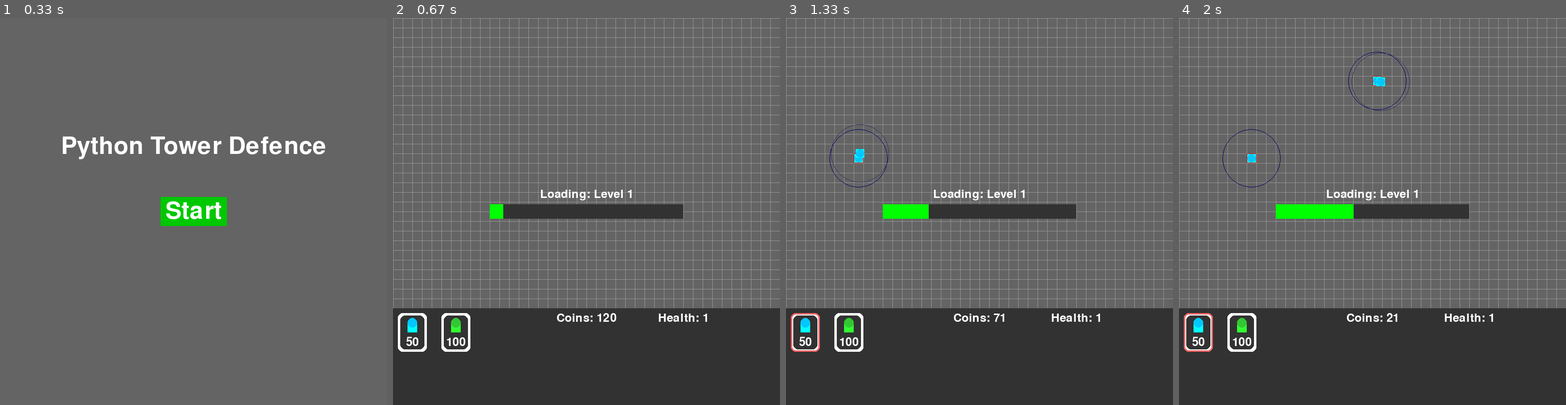
Above: before the commit, frames 1-4 (left to right).
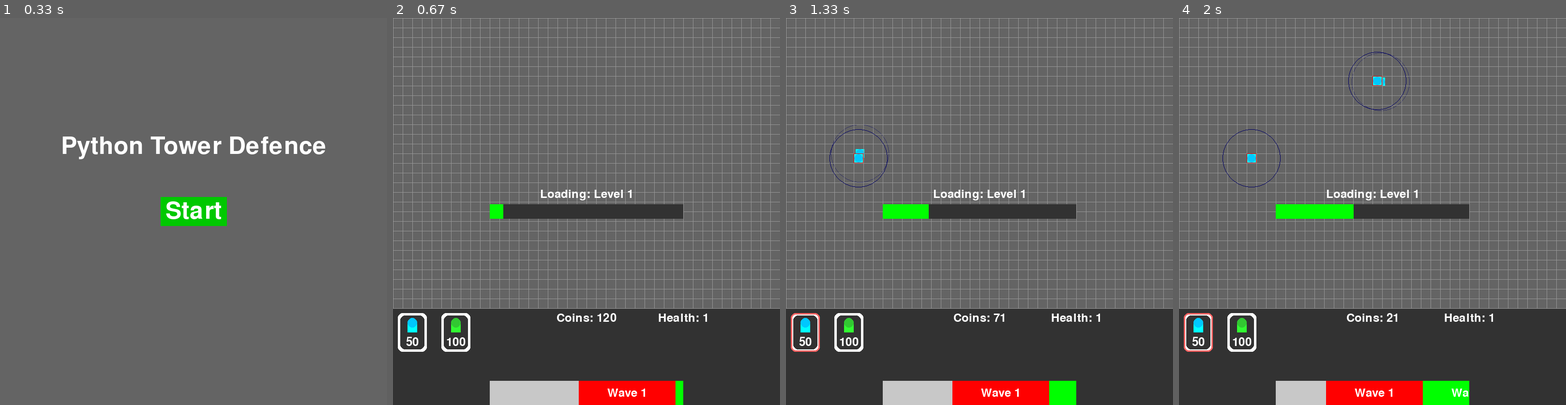
Above: after the commit, the same moments.

Repository: jay1905/pygame-tower-defence
Game: pygame game, started from main.py
Same seed, same stepped clock (60 frames per second), same inputs: the game is played once before the commit and once after it.
Inputs (mouse positions are in pixels of both pictures, inside the frame that each line leads up to):
- Up to frame 1 (0.33 s): no input
- Up to frame 2 (0.67 s): click (586, 211) at 0.38 s
- Up to frame 3 (1.33 s): click "50" at 0.72 s; click (859, 153) at 1.05 s
- Up to frame 4 (2 s): click (1515, 346) at 1.38 s; click (1380, 79) at 1.72 s

Frame 1 is identical in both runs. In frame 2, 3.2% of the frame differs, in the area x 0-100%, y 75-100%; in frame 3, 3.3%; in frame 4, 3.3%, in the area x 0-100%, y 9-100%.

Commit message:
Add wave bar indicator and wave spawning

Diff:
--- a/config.py
+++ b/config.py
@@ -13,3 +13,10 @@
 LOADING_BAR_COLOR = (0, 255, 0)
 LOADING_BAR_BG_COLOR = (50, 50, 50)
 LOADING_BAR_POSITION = (SCREEN_WIDTH // 2 - LOADING_BAR_WIDTH // 2, SCREEN_HEIGHT // 2 - LOADING_BAR_HEIGHT // 2)
+
+SEGMENT_WIDTH = 200
+
+BAR_HEIGHT = 50
+BAR_COLORS = [(255, 0, 0), (0, 255, 0), (0, 0, 255)]
+BAR_BG_COLOR = (50, 50, 50)
+BAR_POSITION = [SCREEN_WIDTH // 2, SCREEN_HEIGHT - 50 ]
--- a/enemy_manager.py
+++ b/enemy_manager.py
@@ -52,8 +52,9 @@
     for enemy in self.enemies[:]:
       enemy.calculate_path(self.rows)
 
-
-
+  def spawn_wave(self, wave):
+    # Implement the logic to spawn the next wave of enemies
+    print(f"Spawning wave {wave}")
 
 
 
--- a/grid.py
+++ b/grid.py
@@ -10,9 +10,6 @@
         for j in range(GRID_WIDTH):
             row.append(0)
         self.rows.append(row)
-
-  def update(self):
-    self.draw()
 
   def draw(self):
     for i in range(GRID_HEIGHT):
--- a/hud.py
+++ b/hud.py
@@ -14,9 +14,6 @@
     self.tower_cards = [
       TowerCard((10, SCREEN_HEIGHT - 200 + 10), (0, 255, 255), (0, 200, 255), 50),
       TowerCard((100, SCREEN_HEIGHT - 200 + 10), (50, 250, 50), (50, 200, 50), 100)]
-
-  def update(self):
-    self.draw()
 
   def update_health(self, value):
     self.health += value
--- a/level.py
+++ b/level.py
@@ -2,10 +2,11 @@
 from enemy import Enemy
 
 class Level:
-  def __init__(self):
+  def __init__(self, color):
     self.spawn_locations = [(0,100),(0,200),(0,300),(0,400),(0,500)]
     self.spawn_points = [0,1,2,3,4,3,2,1,0,1]
     self.enemy_types = ['n','n','n','n','n','n','n','n','n','n']
     self.enemy_count = 0
     self.spawn_speed = 60
     self.can_spawn = 0
+    self.color = color
--- a/level_manager.py
+++ b/level_manager.py
@@ -4,6 +4,7 @@
 
 class LevelManager:
   def __init__(self):
+    self.current_level = 0
     self.levels = []
 
   def update(self):
@@ -15,6 +16,6 @@
 
   def create(self, data):
     for d in data[:]:
-      level = Level()
+      level = Level(d[1])
       self.levels.append(level)
       print('create level')
--- a/main.py
+++ b/main.py
@@ -4,7 +4,11 @@
 from tower_manager import TowerManager
 from grid import Grid
 from hud import Hud
-from config import CELL_SIZE, SCREEN_WIDTH, SCREEN_HEIGHT, GAME_HEIGHT, GRID_WIDTH, GRID_HEIGHT, LOADING_BAR_WIDTH, LOADING_BAR_HEIGHT, LOADING_BAR_COLOR, LOADING_BAR_BG_COLOR, LOADING_BAR_POSITION
+from config import (
+                    SCREEN_WIDTH, SCREEN_HEIGHT,
+                    LOADING_BAR_WIDTH, LOADING_BAR_HEIGHT, LOADING_BAR_COLOR, LOADING_BAR_BG_COLOR, LOADING_BAR_POSITION,
+                    SEGMENT_WIDTH, BAR_HEIGHT, BAR_COLORS, BAR_BG_COLOR, BAR_POSITION
+                  )
 
 pygame.init()
 
@@ -34,15 +38,30 @@
 restart_button_text = menu_font.render("Restart", True, (255, 255, 255))
 restart_button_rect = restart_button_text.get_rect(center=(SCREEN_WIDTH // 2, SCREEN_HEIGHT // 2))
 
+# Define the clipping region (selected area)
+CLIP_RECT = pygame.Rect(SCREEN_WIDTH // 4, SCREEN_HEIGHT - 50, SCREEN_WIDTH // 2, 50)
+
+# Create surfaces for different layers
+background_layer = pygame.Surface((SCREEN_WIDTH // 2 , 50))
+
 def update():
-  grid.update()
   enemy_manager.update()
   tower_manager.update(enemy_manager.enemies)
   # level_manager.update()
-  hud.update()
 
 def draw():
   screen.fill((100, 100, 100))
+  hud.draw()
+  grid.draw()
+
+  # Set the clipping region
+  screen.set_clip(CLIP_RECT)
+  background_layer.fill((200, 200, 200))  # Fill with a background color
+  screen.blit(background_layer, (SCREEN_WIDTH // 4, SCREEN_HEIGHT - 50))
+  # Draw the moving bar
+  draw_moving_bar(screen)
+  # Reset the clipping region
+  screen.set_clip(None)
 
 def draw_loading_bar(screen, progress):
   # Draw the background of the loading bar
@@ -56,6 +75,27 @@
   coins_text = font.render(f"Loading: Level 1", True, (255, 255, 255))
   coins_text_rect = coins_text.get_rect(center=(LOADING_BAR_POSITION[0] + LOADING_BAR_WIDTH // 2, LOADING_BAR_POSITION[1] - 20))
   screen.blit(coins_text, coins_text_rect)
+
+def draw_moving_bar(screen):
+  # Draw the background of the bar
+  pygame.draw.rect(screen, BAR_BG_COLOR, (*BAR_POSITION, SEGMENT_WIDTH * len(level_manager.levels), BAR_HEIGHT))
+
+  # Draw each color segment
+  for i, level in enumerate(level_manager.levels):
+    segment_start = BAR_POSITION[0] + i * SEGMENT_WIDTH
+    pygame.draw.rect(screen, level.color, (segment_start, BAR_POSITION[1], SEGMENT_WIDTH, BAR_HEIGHT))
+      # Draw the wave count text
+    wave_text = font.render(f"Wave {i + 1}", True, (255, 255, 255))
+    wave_text_rect = wave_text.get_rect(center=(segment_start + SEGMENT_WIDTH // 2, BAR_POSITION[1] + BAR_HEIGHT // 2))
+    screen.blit(wave_text, wave_text_rect)
+
+  # Check if the segment reaches the start of the mask
+  if BAR_POSITION[0] + (level_manager.current_level * SEGMENT_WIDTH) <= SCREEN_WIDTH // 4:
+    # Spawn the next wave
+    level_manager.current_level += 1
+    enemy_manager.spawn_wave(level_manager.current_level)
+  # Move the bar from right to left
+  BAR_POSITION[0] -= 1
 
 def draw_main_menu(screen):
   screen.fill((100, 100, 100))
@@ -82,7 +122,16 @@
   show_main_menu = True
   show_game_over_screen = False
 
-  level_manager.create([1,2,3,4])
+  level_manager.create([
+    [1, BAR_COLORS[0]],
+    [2, BAR_COLORS[1]],
+    [3, BAR_COLORS[2]],
+    [4, BAR_COLORS[0]],
+    [3, BAR_COLORS[2]],
+    [4, BAR_COLORS[0]],
+    [3, BAR_COLORS[2]],
+    [4, BAR_COLORS[0]]
+  ])
   enemy_manager.rows = grid.rows
 
   while running:
@@ -138,11 +187,6 @@
         enemy_manager.update_enemy_spawner(level_manager.levels[0].spawn_points, level_manager.levels[0].enemy_types, level_manager.levels[0].spawn_speed)
         level_loaded = True
 
-      if level_loaded and len(enemy_manager.enemies) == 0:
-        print(len(enemy_manager.enemies) )
-        print(len(enemy_manager.enemies) == 0 )
-        print('level done')
-
     # Update the display
     pygame.display.flip()
   # Quit the game
